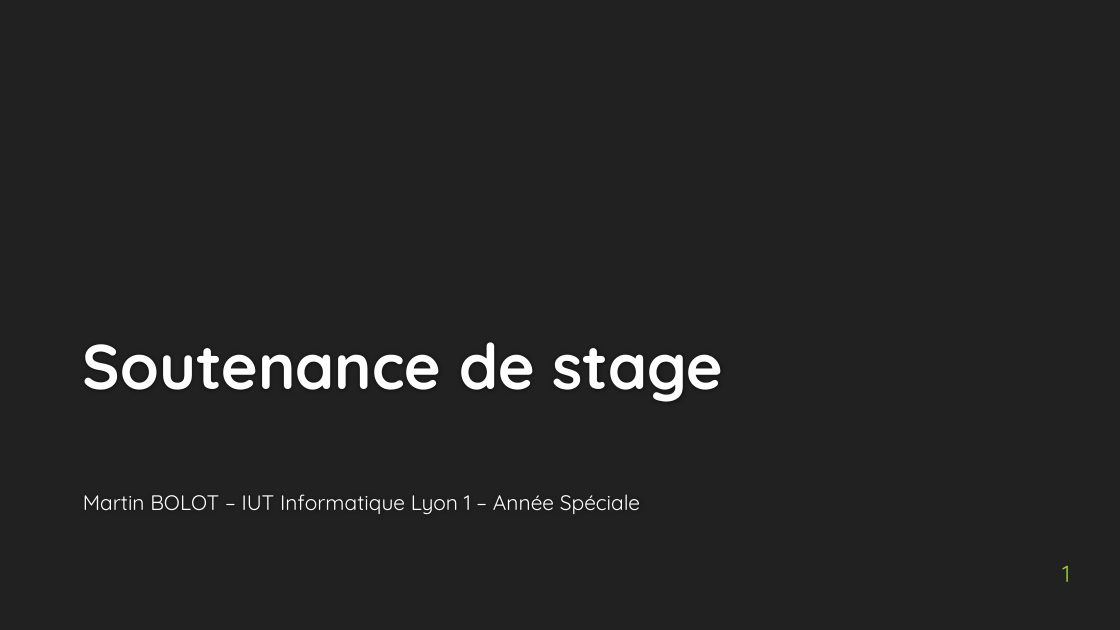
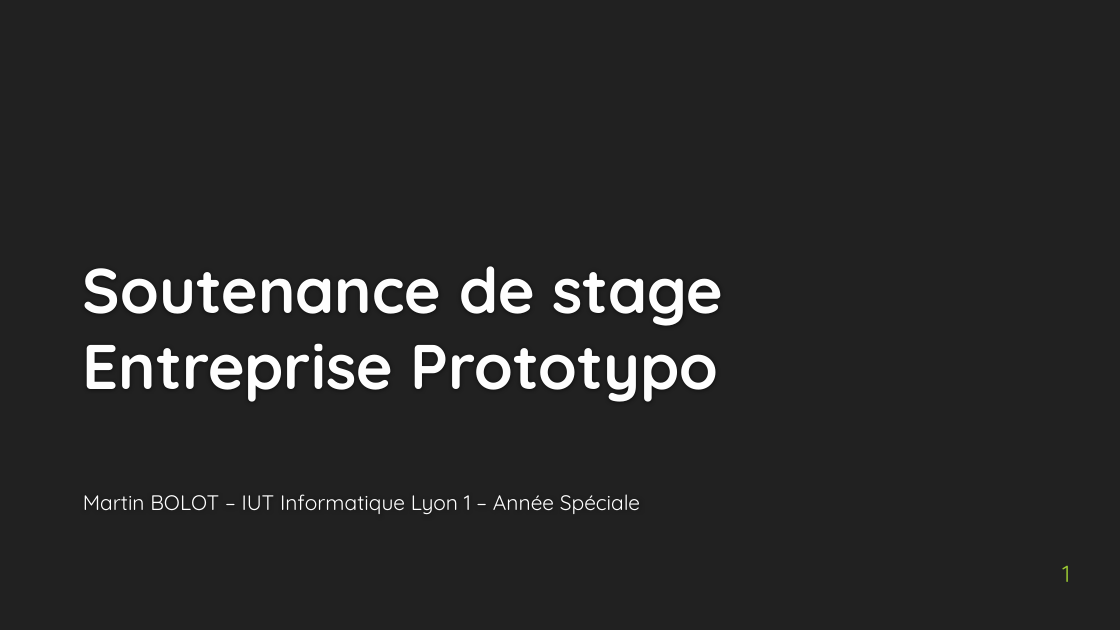
Before and after one commit to MartinBolot/Cours-IUT-Lyon1, a slide deck: slide 1 of Stage/Soutenance/presentation_soutenance.pptx. Drawn at 1120x630 pixels with LibreOffice and Linux fonts; fonts in the diff are those of the drawing; background and template pictures are left out. Boxes give left, top, right and bottom in pixels: in the first picture for what was removed or moved away, otherwise in the second. Text is boxed around its words. In the diff, an @@ line names an element or a change of style, - is before the commit and + after.

```diff
--- a/Stage/Soutenance/presentation_soutenance.pptx
+++ b/Stage/Soutenance/presentation_soutenance.pptx
@@ title at [83,266,723,402]: text changed @@
-Soutenance de stage
+Soutenance de stage
+Entreprise Prototypo
```
Also in this commit, not shown: 1 other slide changed, 6 slides added, 1 slide removed, 3 other files.
